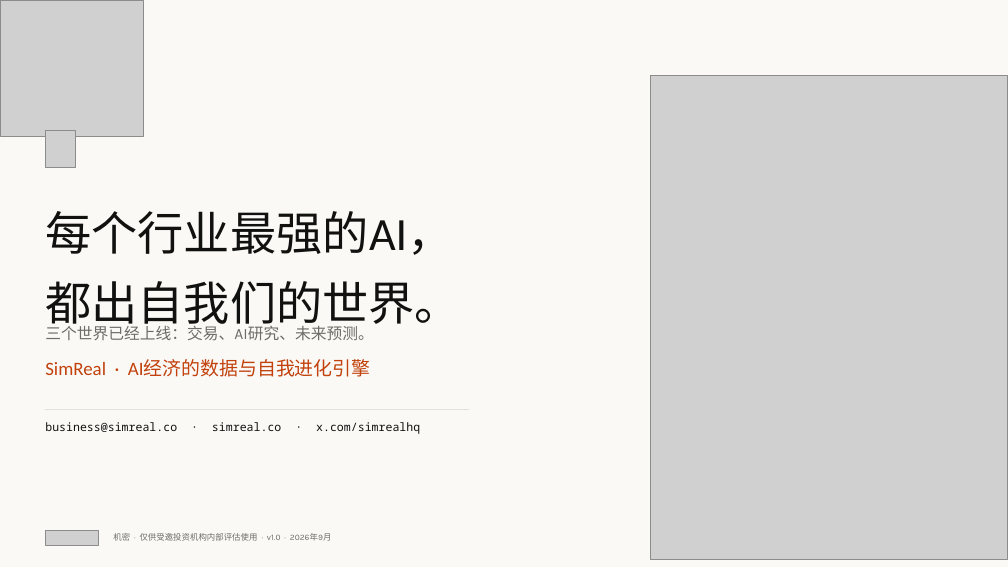
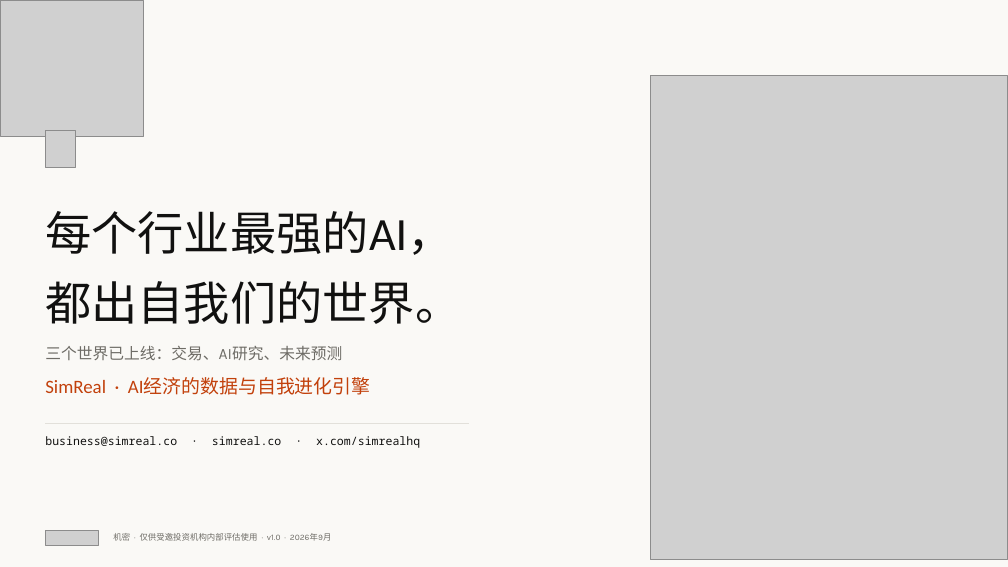
Before and after one commit to wangchen0802/Delta1, a slide deck: slide 19 of SimReal-BP-v17.pptx. Drawn at 1008x567 pixels with LibreOffice and Linux fonts; fonts in the diff are those of the drawing; grey boxes stand for pictures. Boxes give left, top, right and bottom in pixels: in the first picture for what was removed or moved away, otherwise in the second. Text is boxed around its words. In the diff, an @@ line names an element or a change of style, - is before the commit and + after.

```diff
--- a/SimReal-BP-v17.pptx
+++ b/SimReal-BP-v17.pptx
@@ text at [45,346,342,360]: text changed @@
-三个世界已经上线：交易、AI研究、未来预测。
+三个世界已上线：交易、AI研究、未来预测
@@ 2 texts, 1 line: place and size @@
-2 texts, 1 line at [45,360,469,434]
+2 texts, 1 line at [45,377,469,448]
```
Also in this commit, not shown: 17 other slides changed, 2 other files.
